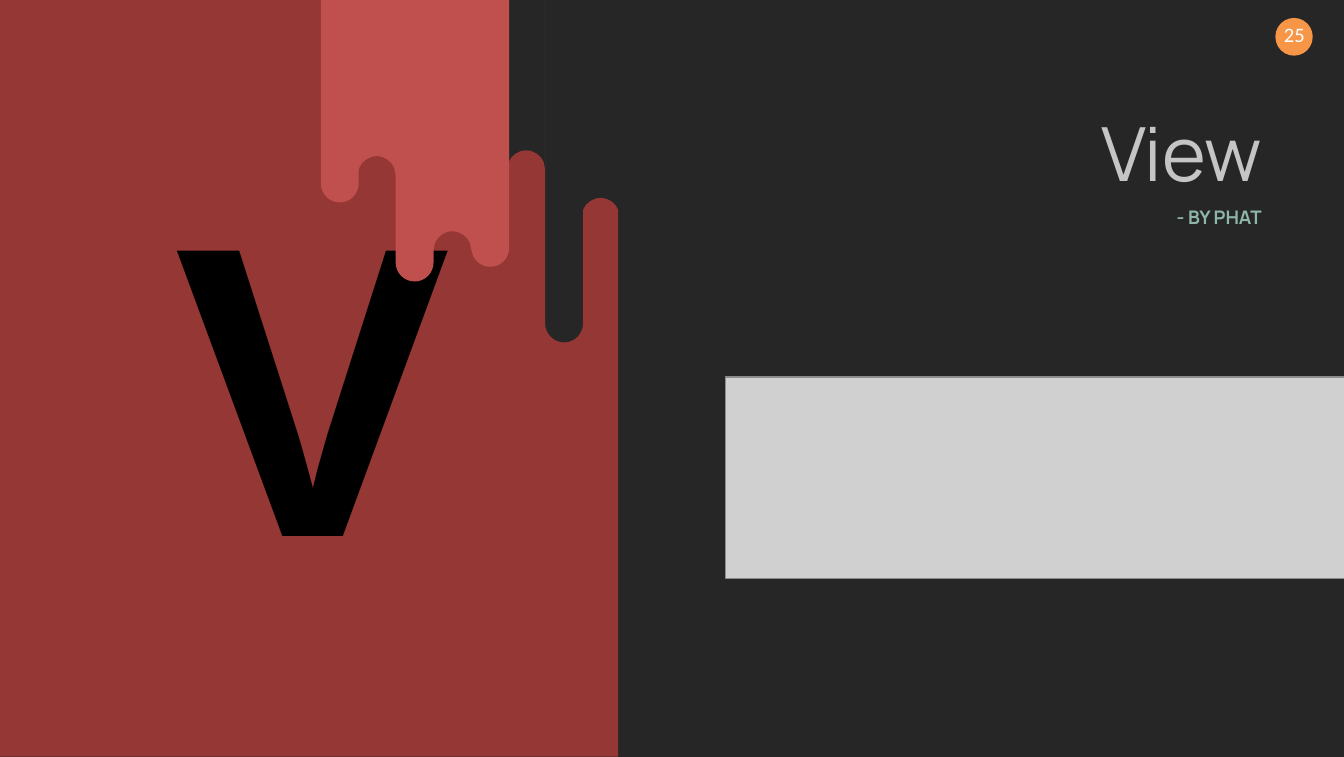
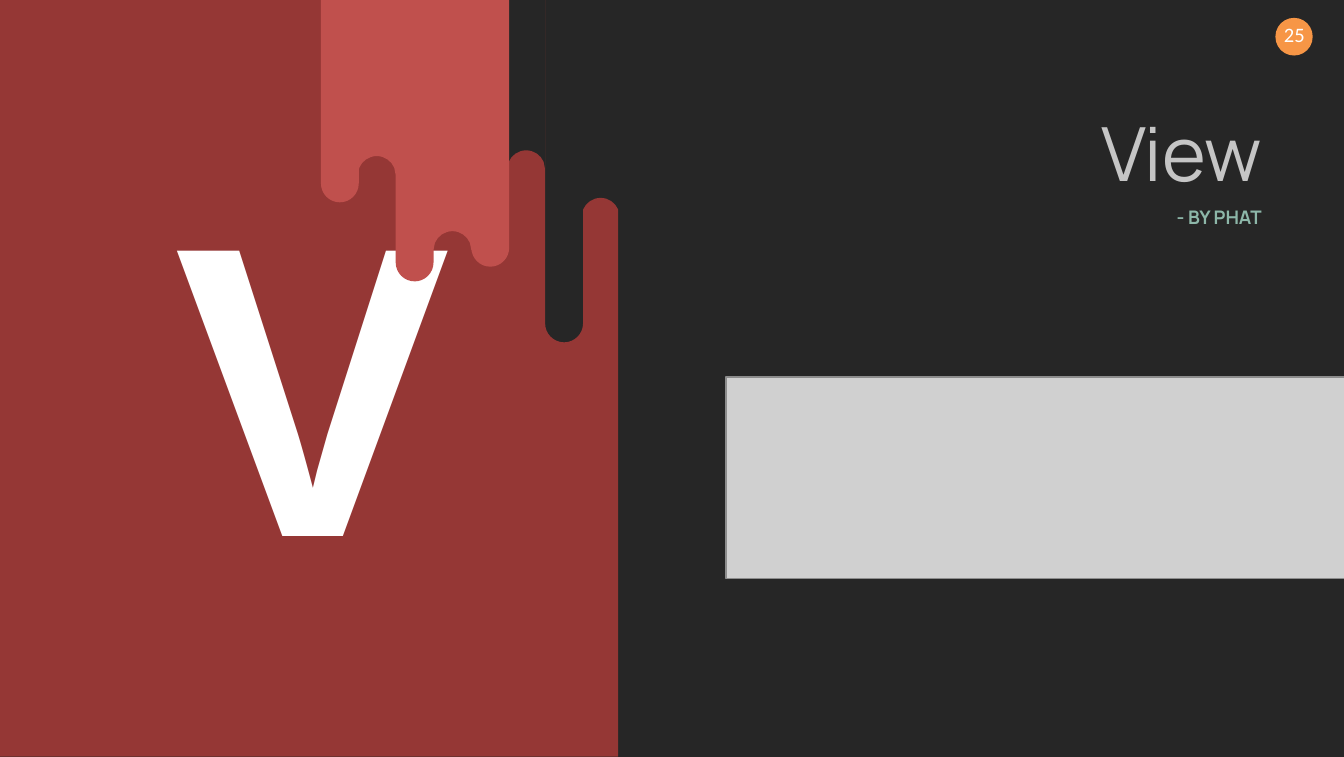
Before and after one commit to Dragneol/VisualizingRealDataPRJ311, a slide deck: slide 25 of Visualization.pptx. Drawn at 1344x757 pixels with LibreOffice and Linux fonts; fonts in the diff are those of the drawing; grey boxes stand for pictures. Boxes give left, top, right and bottom in pixels: in the first picture for what was removed or moved away, otherwise in the second. Text is boxed around its words. In the diff, an @@ line names an element or a change of style, - is before the commit and + after.

```diff
--- a/Visualization.pptx
+++ b/Visualization.pptx
@@ freeform shape at (321,0,509,282): outline redrawn @@
@@ text "V" at (174,207,450,536): text colour #000000 to #FFFFFF @@
```
Also in this commit, not shown: 10 other slides changed, 4 other files.
